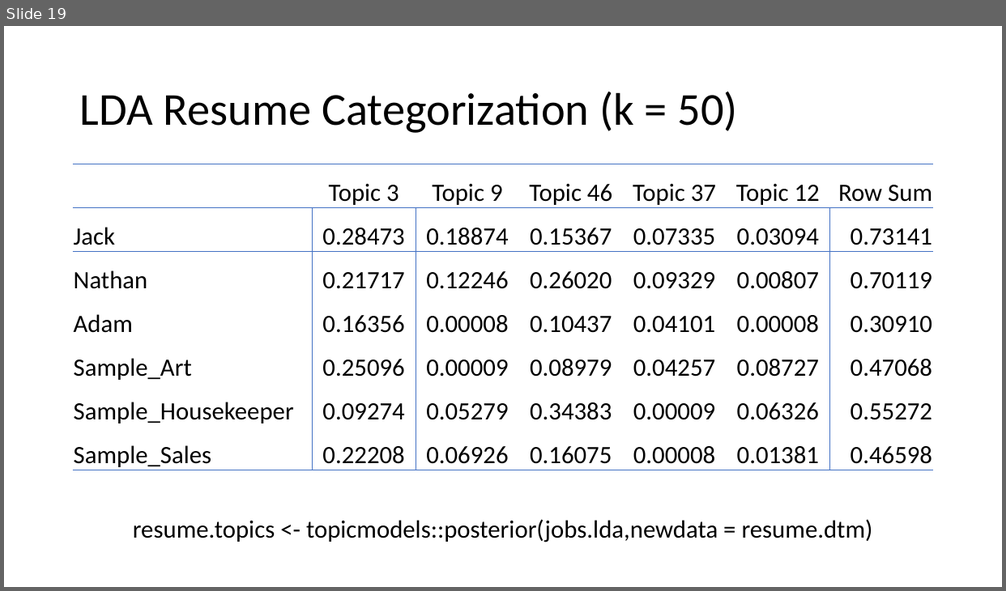
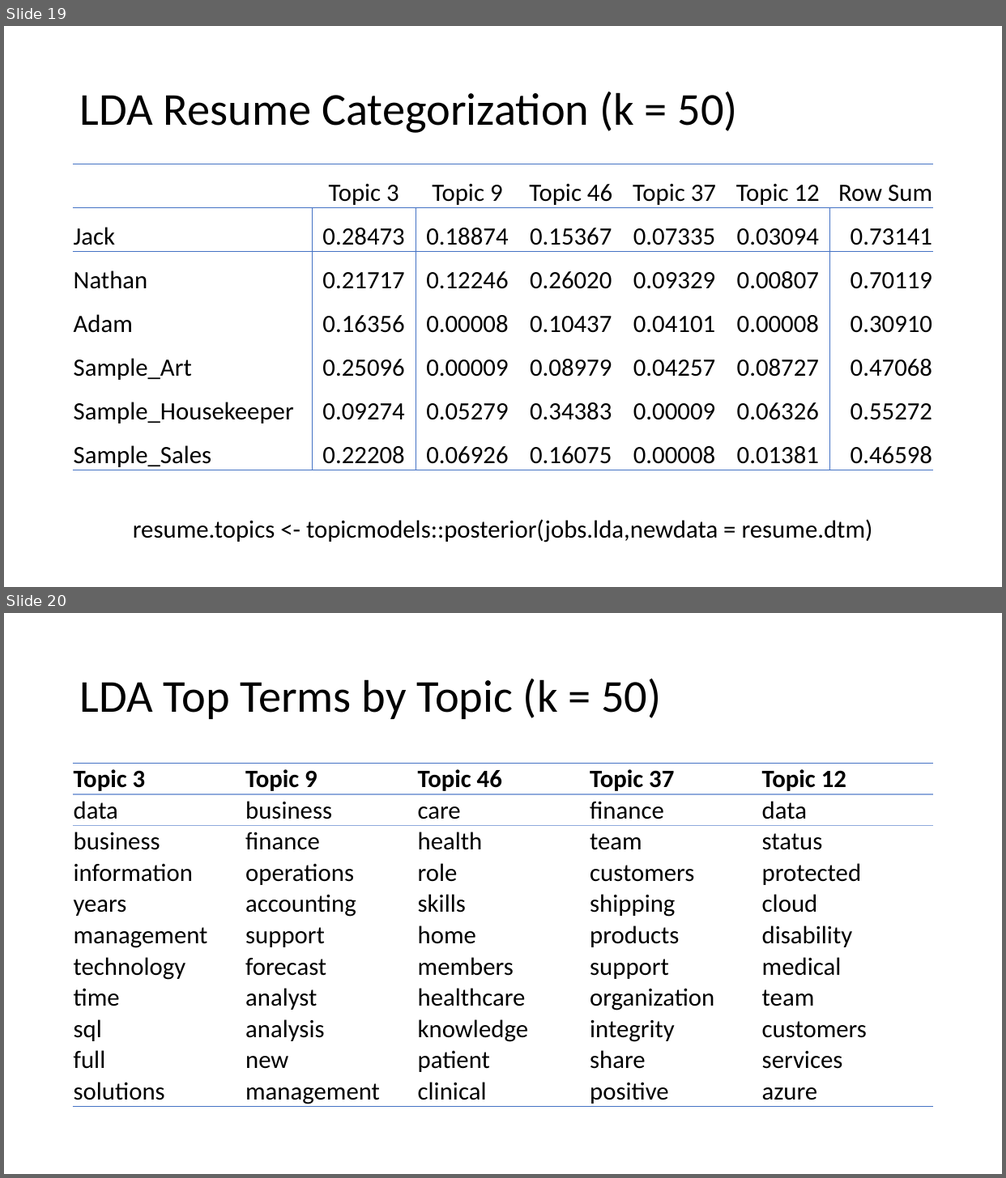
Before and after one commit to adam-sampson/Job_Desc_Text_Analytics, a slide deck: Jobs Analysis.pptx. Shown one above the other, each under a label of ours: slide 19 before the commit, slides 19 and 20 after it. The pictures are 1006x591 and 1006x1178 pixels, drawn with LibreOffice and Linux fonts; fonts in the diff are those of the drawing. Boxes give left, top, right and bottom in pixels: in the first picture for what was removed or moved away, otherwise in the second. Text is boxed around its words. In the diff, an @@ line names an element or a change of style, - is before the commit and + after.

Commit message:
4 th LDA slide

```diff
--- a/Jobs Analysis.pptx
+++ b/Jobs Analysis.pptx
@@ slide 20 added at (4, 613, 1002, 1174), background #FFFFFF @@
@@ title added at (80, 679, 661, 719), 44 pt, text #000000 @@
+LDA Top Terms by Topic (k = 50)
@@ table added at (73, 764, 934, 1108), 11 rows, 5 columns @@
+Topic 3 | Topic 9 | Topic 46 | Topic 37 | Topic 12
+data | business | care | finance | data
+business | finance | health | team | status
+information | operations | role | customers | protected
+years | accounting | skills | shipping | cloud
+management | support | home | products | disability
+technology | forecast | members | support | medical
+time | analyst | healthcare | organization | team
+sql | analysis | knowledge | integrity | customers
+full | new | patient | share | services
+solutions | management | clinical | positive | azure
```
